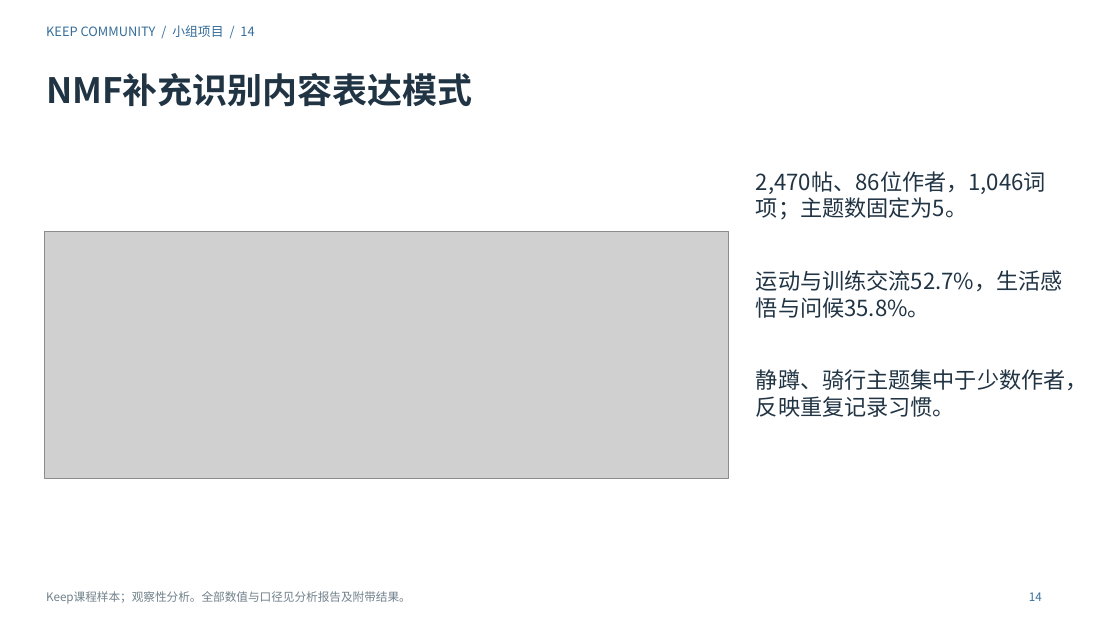
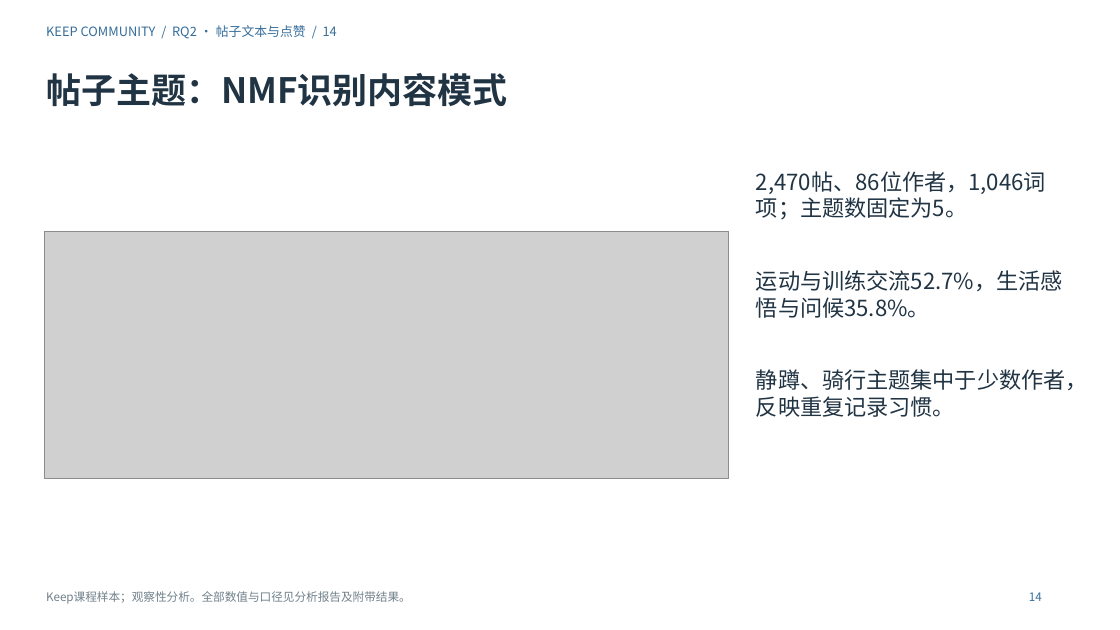
Before and after one commit to Charlie-ChenLin/keep-community-analysis, a slide deck: slide 14 of 演示文稿.pptx. Drawn at 1120x630 pixels with LibreOffice and Linux fonts; fonts in the diff are those of the drawing; grey boxes stand for pictures. Boxes give left, top, right and bottom in pixels: in the first picture for what was removed or moved away, otherwise in the second. Text is boxed around its words. In the diff, an @@ line names an element or a change of style, - is before the commit and + after.

```diff
--- a/演示文稿.pptx
+++ b/演示文稿.pptx
@@ text at <box>46,25,337,39</box>: text changed @@
-KEEP COMMUNITY / 小组项目 / 14
+KEEP COMMUNITY / RQ2 · 帖子文本与点赞 / 14
@@ text at <box>46,73,508,107</box>: text changed @@
-NMF补充识别内容表达模式
+帖子主题：NMF识别内容模式
```
Also in this commit, not shown: 6 other slides changed, 32 other files.
